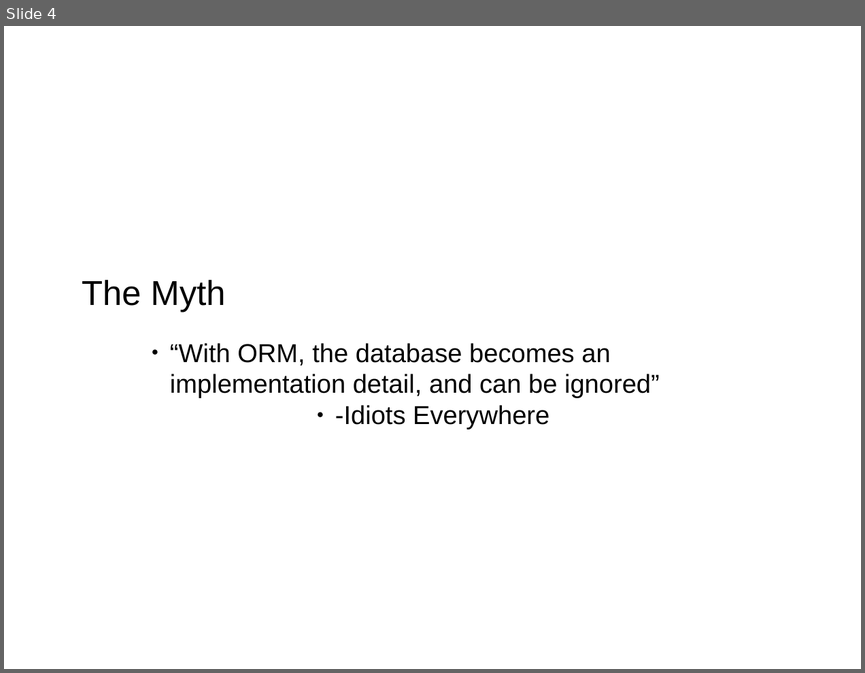
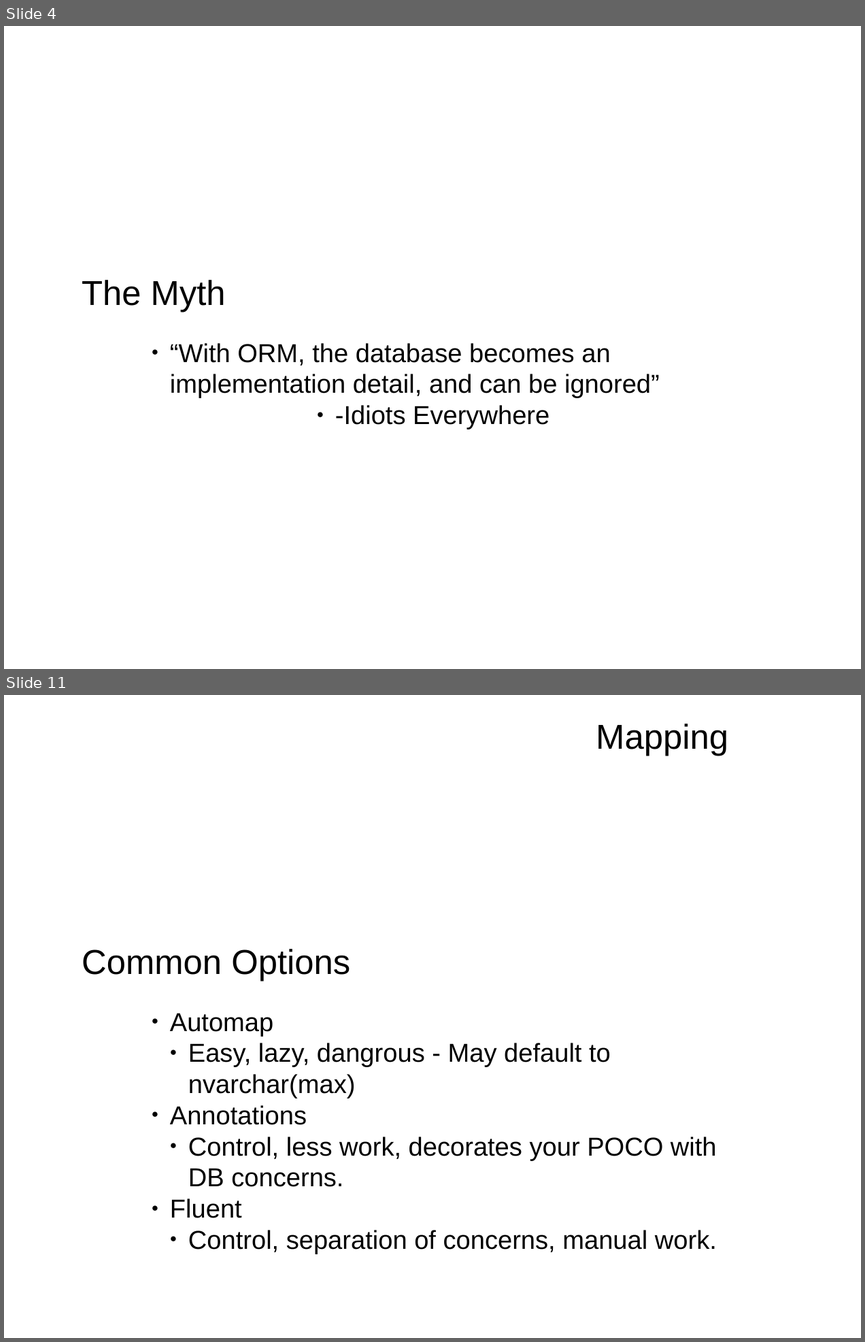
Before and after one commit to mrdrbob/ef-vs-nh, a slide deck: pres/pres.odp. Shown one above the other, each under a label of ours: slide 4 before the commit, slides 4 and 11 after it; the slides between them are not shown. The pictures are 865x673 and 865x1342 pixels, drawn with LibreOffice and Linux fonts; fonts in the diff are those of the drawing; background and template pictures are left out. Boxes give left, top, right and bottom in pixels: in the first picture for what was removed or moved away, otherwise in the second. Text is boxed around its words. In the diff, an @@ line names an element or a change of style, - is before the commit and + after.

```diff
--- a/pres/pres.odp
+++ b/pres/pres.odp
@@ slide 11 added at <box>4,695,861,1338</box>, background picture (left out) @@
@@ text added at <box>596,724,728,756</box>, 32 pt, text #000000 @@
+Mapping
@@ text added at <box>82,949,350,981</box>, 32 pt, text #000000 @@
+Common Options
@@ text added at <box>170,1013,717,1254</box>, 24 pt, text #000000 @@
+● Automap
+  ● Easy, lazy, dangrous - May default to nvarchar(max)
+● Annotations
+  ● Control, less work, decorates your POCO with DB concerns.
+● Fluent
+  ● Control, separation of concerns, manual work.
```
Also in this commit, not shown: 2 slides changed, 26 other slides added, 2 slides removed, 1 other file.
